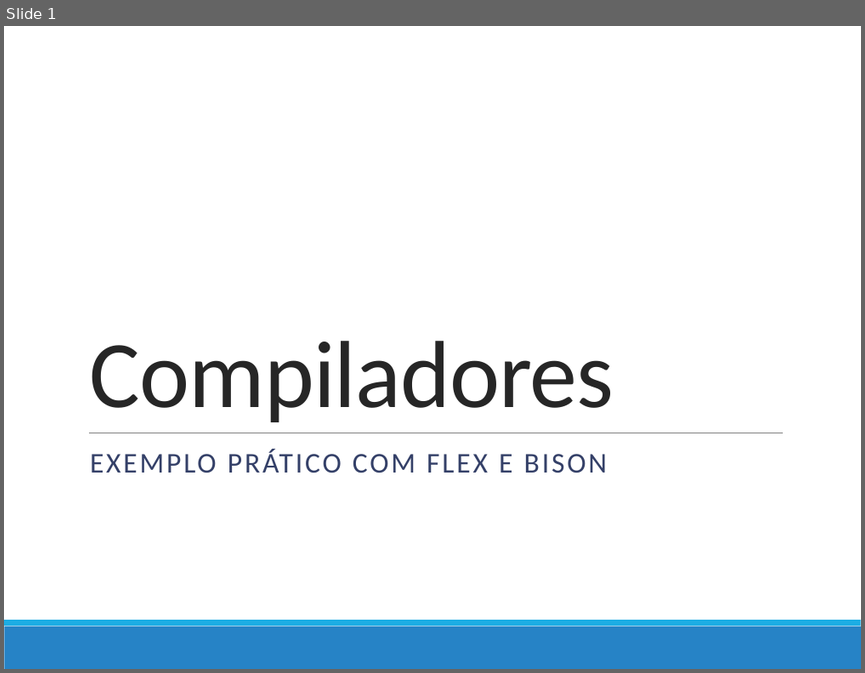
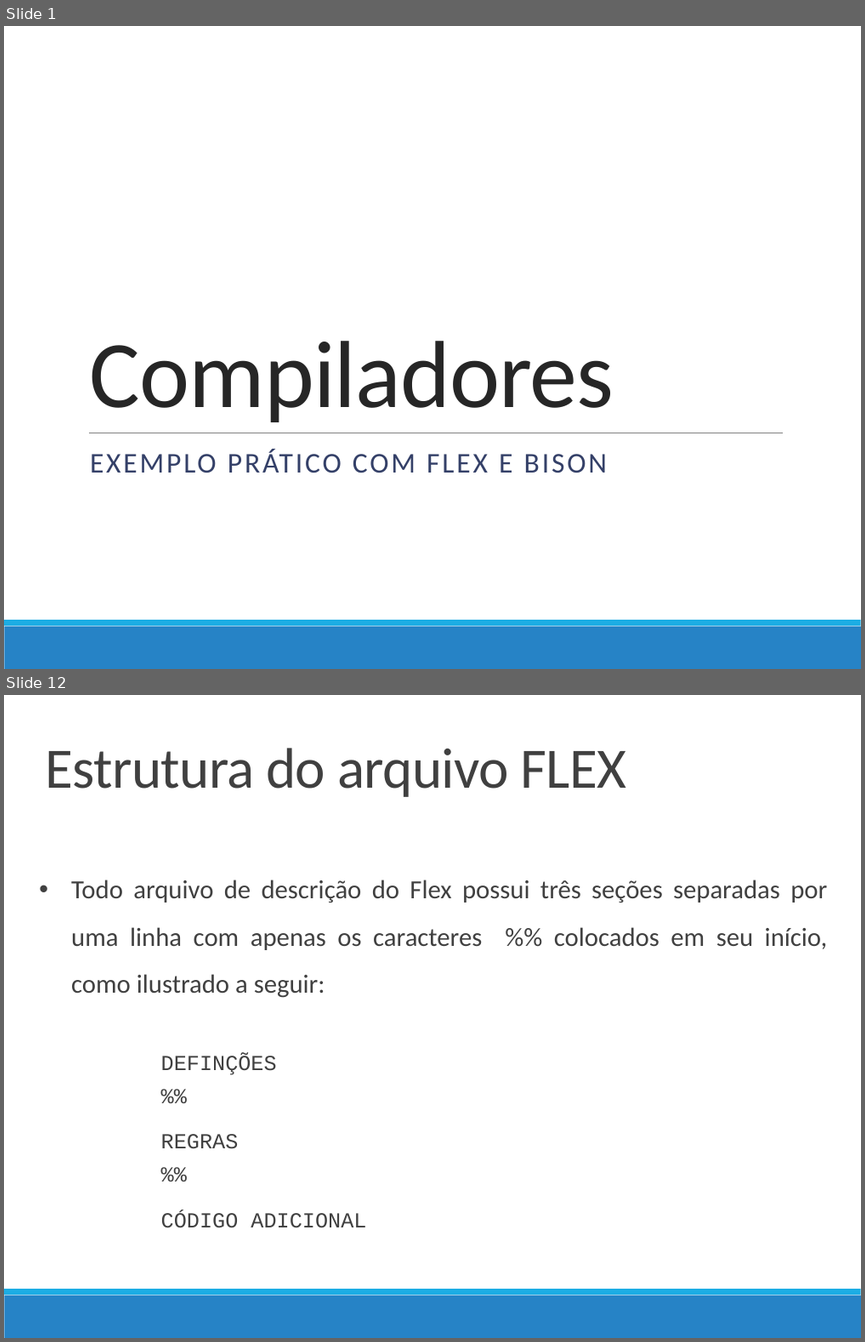
Before and after one commit to darlissonmar/compz-equipe-05-2013-1, a slide deck: trabalho-04/Apresentacao/Apresentacao_Compiladores.pptx. Shown one above the other, each under a label of ours: slide 1 before the commit, slides 1 and 12 after it; the slides between them are not shown. The pictures are 865x673 and 865x1342 pixels, drawn with LibreOffice and Linux fonts; fonts in the diff are those of the drawing. Boxes give left, top, right and bottom in pixels: in the first picture for what was removed or moved away, otherwise in the second. Text is boxed around its words. In the diff, an @@ line names an element or a change of style, - is before the commit and + after.

```diff
--- a/trabalho-04/Apresentacao/Apresentacao_Compiladores.pptx
+++ b/trabalho-04/Apresentacao/Apresentacao_Compiladores.pptx
@@ slide 12 added at (4,695,861,1338), background #FFFFFF; not listed: 2 template elements that a slide beside it also shows @@
@@ text added at (46,748,627,797), 48 pt, text #404040 @@
+Estrutura do arquivo FLEX
@@ text added at (71,879,828,1228), 22 pt, text #404040 @@
+• Todo arquivo de descrição do Flex possui três seções separadas por uma linha com apenas os caracteres %% colocados em seu início, como ilustrado a seguir:
+            DEFINÇÕES
+            %%
+            REGRAS
+            %%
+            CÓDIGO ADICIONAL
```
Also in this commit, not shown: 37 slides changed, 117 other slides added, 6 slides removed.
